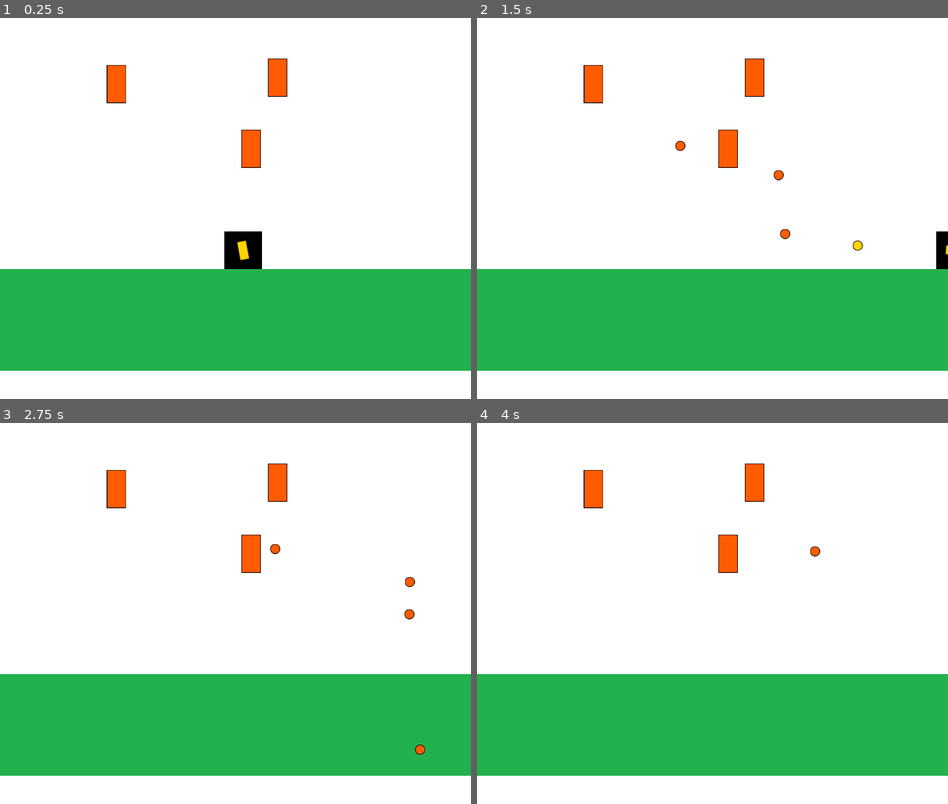
Above: before the commit, frames 1-4 (two rows, left to right).
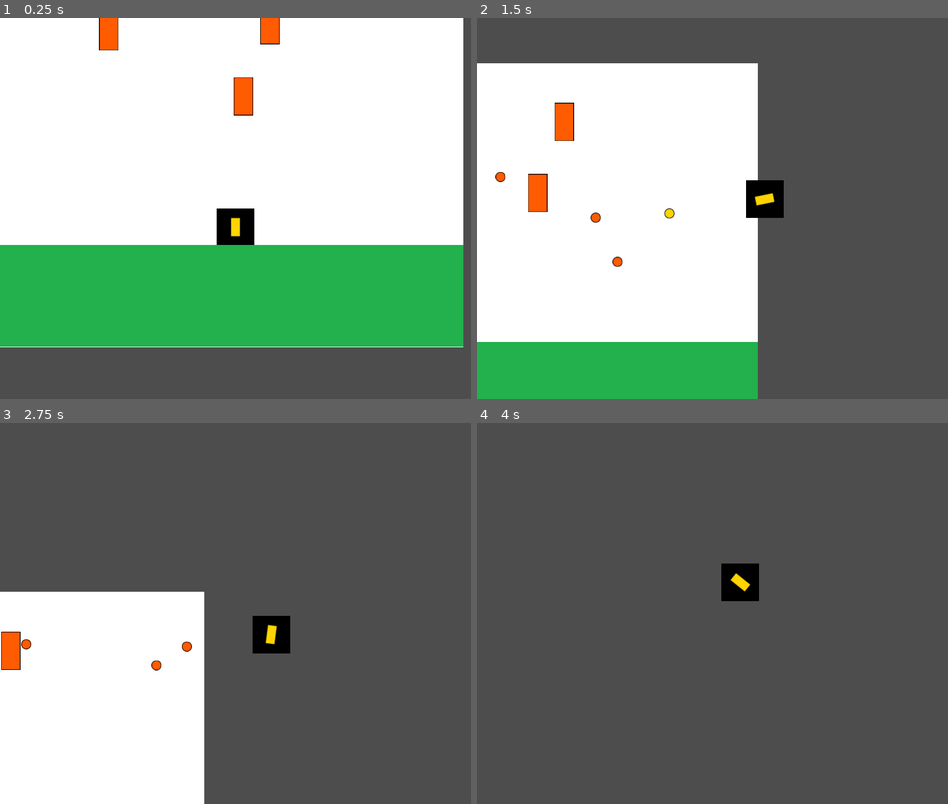
Above: after the commit, the same moments.

Repository: angelodpadron/entregas-ipv-padron-angelo
Game: Godot game, scene res://Main.tscn
The game is run twice, just before and just after one commit, with the same random seed, the same clock (stepped at 60 frames per second) and the same inputs.
Inputs (mouse positions are in pixels of both pictures, inside the frame that each line leads up to):
- Up to frame 1 (0.25 s): no input
- Up to frame 2 (1.5 s): move the mouse to (816, 189) at 0.52 s; hold D (move_right) 0.53-1.28 s; tap Space (jump, bound only after the commit) at 0.6, 0.77, 1.07 s; move the mouse to (618, 227) at 1.27 s; hold A (move_left) from 1.28 s (still down); click (618, 227) at 1.35 s
- Up to frame 3 (2.75 s): tap Space (jump, bound only after the commit) at 1.52, 1.55, 1.82, 2.1 s; move the mouse to (282, 529) at 2.02 s; release A (move_left) at 2.03 s; hold D (move_right) from 2.03 s (still down)
- Up to frame 4 (4 s): move the mouse to (688, 689) at 2.77 s; click (688, 689) at 2.85 s; tap Space (jump, bound only after the commit) at 3.02, 3.05, 3.32, 3.6, 3.77 s; move the mouse to (853, 670) at 3.52 s; release D (move_right) at 3.53 s; hold A (move_left) from 3.53 s (still down)

The runs differ from the first frame. In frame 1, 24% of the frame differs, in the area x 0-100%, y 0-100%; in frame 2, 66%; in frame 3, 88%; in frame 4, 100%.

Commit message:
Desafio 5: Agregar logica de colisiones para saltar

Diff:
--- a/entrega-5-padron-angelo/Main.tscn
+++ b/entrega-5-padron-angelo/Main.tscn
@@ -1,11 +1,11 @@
 [gd_scene load_steps=7 format=3 uid="uid://bsovfx350hnlv"]
 
-[ext_resource type="PackedScene" path="res://entities/player/Player.tscn" id="1"]
+[ext_resource type="PackedScene" uid="uid://0afl7sxtmrjx" path="res://entities/player/Player.tscn" id="1"]
 [ext_resource type="Texture2D" uid="uid://yrqui11aqlbf" path="res://assets/textures/background.png" id="2"]
 [ext_resource type="Script" path="res://Main.gd" id="3"]
 [ext_resource type="PackedScene" path="res://entities/enemies/Turret.tscn" id="4"]
 [ext_resource type="Script" path="res://entities/enemies/TurretsSpawner.gd" id="5"]
-[ext_resource type="Texture2D" uid="uid://bwst48ga7woxe" path="res://assets/textures/floor.png" id="6"]
+[ext_resource type="PackedScene" uid="uid://pxy47hyncwqg" path="res://entities/world/Floor.tscn" id="6_11tax"]
 
 [node name="Main" type="Node"]
 script = ExtResource("3")
@@ -14,17 +14,23 @@
 anchors_preset = 15
 anchor_right = 1.0
 anchor_bottom = 1.0
+offset_top = 1.0
+offset_bottom = 1.0
+grow_horizontal = 2
+grow_vertical = 2
 texture = ExtResource("2")
 expand_mode = 1
 
 [node name="Player" parent="." instance=ExtResource("1")]
 position = Vector2(413.003, 395.272)
+JUMP_SPEED = -500.0
+GRAVITY = 25.0
 
-[node name="Floor" type="Sprite2D" parent="."]
-position = Vector2(400, 513.5)
-scale = Vector2(12.1212, 2.62121)
-texture = ExtResource("6")
+[node name="Camera2D" type="Camera2D" parent="Player"]
+position_smoothing_enabled = true
 
 [node name="TurretsSpawner" type="Node" parent="."]
 script = ExtResource("5")
 turret_scene = ExtResource("4")
+
+[node name="Floor" parent="." instance=ExtResource("6_11tax")]
--- a/entrega-5-padron-angelo/entities/enemies/TurretsSpawner.gd
+++ b/entrega-5-padron-angelo/entities/enemies/TurretsSpawner.gd
@@ -6,7 +6,6 @@
 	var visible_rect:Rect2 = get_viewport().get_visible_rect()
 	for i in 3:
 		var turret_instance = turret_scene.instantiate()
-
 		var turret_pos:Vector2 = Vector2(randf_range(visible_rect.position.x, visible_rect.end.x), randf_range(visible_rect.position.y + 30, player.global_position.y - 50))
 
 		turret_instance.initialize(self, turret_pos, player, self)
--- a/entrega-5-padron-angelo/entities/player/Player.gd
+++ b/entrega-5-padron-angelo/entities/player/Player.gd
@@ -1,20 +1,20 @@
-extends Sprite2D
+extends CharacterBody2D
 
 @onready var cannon = $Cannon
 
 @export var ACCELERATION:float = 20.0
 @export var H_SPEED_LIMIT:float = 600.0
 @export var FRICTION_WEIGHT:float = 0.1
+@export var JUMP_SPEED:float = -10.0
+@export var GRAVITY:float = 2.0
 
-var velocity:Vector2 = Vector2.ZERO
 var projectile_container:Node
 
 func initialize(projectile_container):
 	self.projectile_container = projectile_container
 	cannon.projectile_container = projectile_container
 
-func _physics_process(delta):
-
+func get_input():
 	# Cannon rotation
 	var mouse_position:Vector2 = get_global_mouse_position()
 	cannon.look_at(mouse_position)
@@ -34,4 +34,11 @@
 	else:
 		velocity.x = lerp(velocity.x, 0.0, FRICTION_WEIGHT) if abs(velocity.x) > 1 else 0
 
-	position += velocity * delta
+	if Input.is_action_just_pressed("jump"):
+		velocity.y = JUMP_SPEED
+
+
+func _physics_process(delta):
+	get_input()
+	velocity.y += GRAVITY
+	move_and_slide()
--- a/entrega-5-padron-angelo/entities/player/Player.tscn
+++ b/entrega-5-padron-angelo/entities/player/Player.tscn
@@ -1,20 +1,29 @@
-[gd_scene load_steps=6 format=2]
+[gd_scene load_steps=7 format=3 uid="uid://0afl7sxtmrjx"]
 
-[ext_resource path="res://entities/player/Player.gd" type="Script" id=1]
-[ext_resource path="res://assets/textures/player.png" type="Texture2D" id=2]
-[ext_resource path="res://assets/textures/cannon.png" type="Texture2D" id=3]
-[ext_resource path="res://entities/player/Cannon.gd" type="Script" id=4]
-[ext_resource path="res://entities/player/PlayerProjectile.tscn" type="PackedScene" id=5]
+[ext_resource type="Script" path="res://entities/player/Player.gd" id="1"]
+[ext_resource type="Texture2D" uid="uid://dmcxo3ssw0sfw" path="res://assets/textures/player.png" id="2"]
+[ext_resource type="Texture2D" uid="uid://ddvipmdfhrqtu" path="res://assets/textures/cannon.png" id="3"]
+[ext_resource type="Script" path="res://entities/player/Cannon.gd" id="4"]
+[ext_resource type="PackedScene" path="res://entities/player/PlayerProjectile.tscn" id="5"]
 
-[node name="Player" type="Sprite2D"]
-position = Vector2( -0.0635071, 0.165405 )
-texture = ExtResource( 2 )
-script = ExtResource( 1 )
+[sub_resource type="CapsuleShape2D" id="CapsuleShape2D_ej8j1"]
+radius = 28.0635
+height = 62.127
+
+[node name="Player" type="CharacterBody2D"]
+position = Vector2(-0.0635071, 0.165405)
+script = ExtResource("1")
+
+[node name="Body" type="Sprite2D" parent="."]
+texture = ExtResource("2")
 
 [node name="Cannon" type="Sprite2D" parent="."]
-texture = ExtResource( 3 )
-script = ExtResource( 4 )
-projectile_scene = ExtResource( 5 )
+texture = ExtResource("3")
+script = ExtResource("4")
+projectile_scene = ExtResource("5")
 
 [node name="CannonTip" type="Marker2D" parent="Cannon"]
-position = Vector2( 15, 0 )
+position = Vector2(15, 0)
+
+[node name="CollisionShape2D" type="CollisionShape2D" parent="."]
+shape = SubResource("CapsuleShape2D_ej8j1")
--- /dev/null
+++ b/entrega-5-padron-angelo/entities/world/Floor.tscn
@@ -0,0 +1,17 @@
+[gd_scene load_steps=3 format=3 uid="uid://pxy47hyncwqg"]
+
+[ext_resource type="Texture2D" uid="uid://bwst48ga7woxe" path="res://assets/textures/floor.png" id="1_s7buo"]
+
+[sub_resource type="RectangleShape2D" id="RectangleShape2D_rma6x"]
+size = Vector2(797, 172)
+
+[node name="Floor" type="StaticBody2D"]
+position = Vector2(400, 562)
+
+[node name="Sprite" type="Sprite2D" parent="."]
+scale = Vector2(12.1212, 2.62121)
+texture = ExtResource("1_s7buo")
+
+[node name="CollisionShape2D" type="CollisionShape2D" parent="."]
+position = Vector2(0.5, 0)
+shape = SubResource("RectangleShape2D_rma6x")
--- a/entrega-5-padron-angelo/project.godot
+++ b/entrega-5-padron-angelo/project.godot
@@ -39,6 +39,13 @@
 "events": [Object(InputEventMouseButton,"resource_local_to_scene":false,"resource_name":"","device":0,"window_id":0,"al …(252 unchanged characters)…
 ]
 }
+jump={
+"deadzone": 0.5,
+"events": [Object(InputEventKey,"resource_local_to_scene":false,"resource_name":"","device":-1,"window_id":0,"alt_pressed":false,"shift_pressed":false,"ctrl_pressed":false,"meta_pressed":false,"pressed":false,"keycode":0,"physical_keycode":32,"key_label":0,"unicode":32,"echo":false,"script":null)
+, Object(InputEventKey,"resource_local_to_scene":false,"resource_name":"","device":-1,"window_id":0,"alt_pressed":false,"shift_pressed":false,"ctrl_pressed":false,"meta_pressed":false,"pressed":false,"keycode":0,"physical_keycode":87,"key_label":0,"unicode":119,"echo":false,"script":null)
+, Object(InputEventKey,"resource_local_to_scene":false,"resource_name":"","device":-1,"window_id":0,"alt_pressed":false,"shift_pressed":false,"ctrl_pressed":false,"meta_pressed":false,"pressed":false,"keycode":0,"physical_keycode":4194320,"key_label":0,"unicode":0,"echo":false,"script":null)
+]
+}
 
 [rendering]
 
